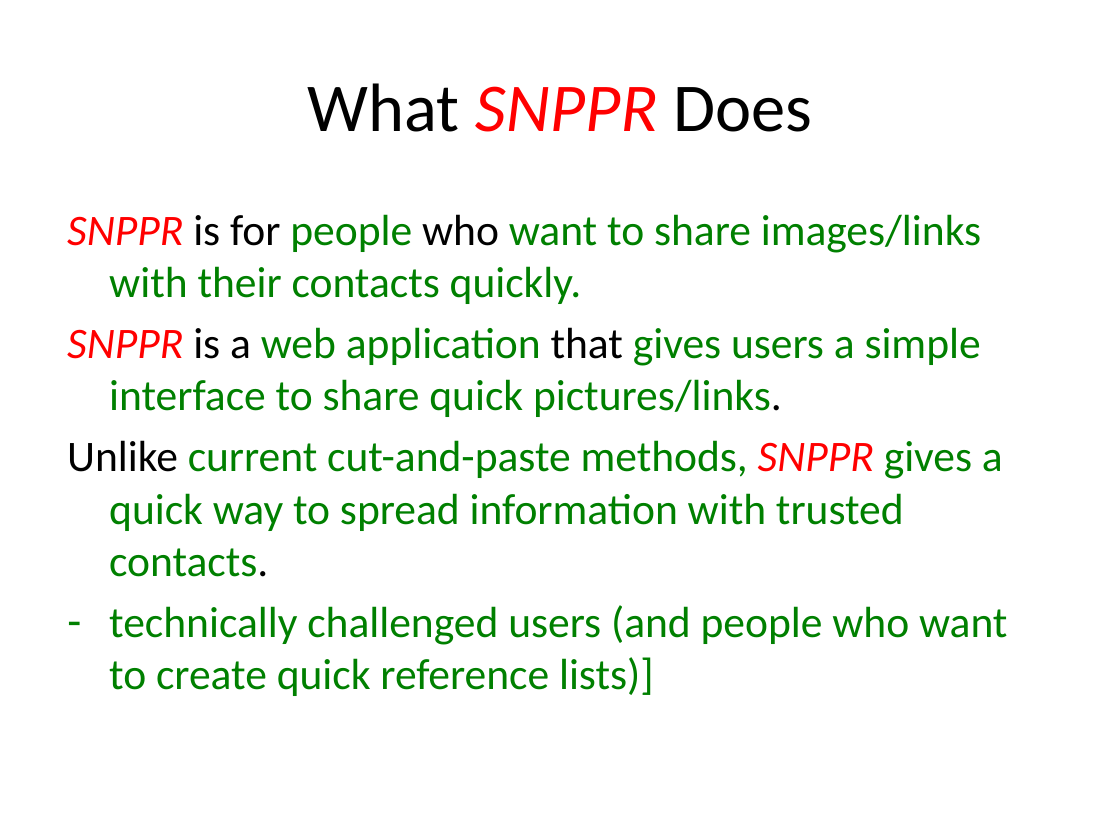
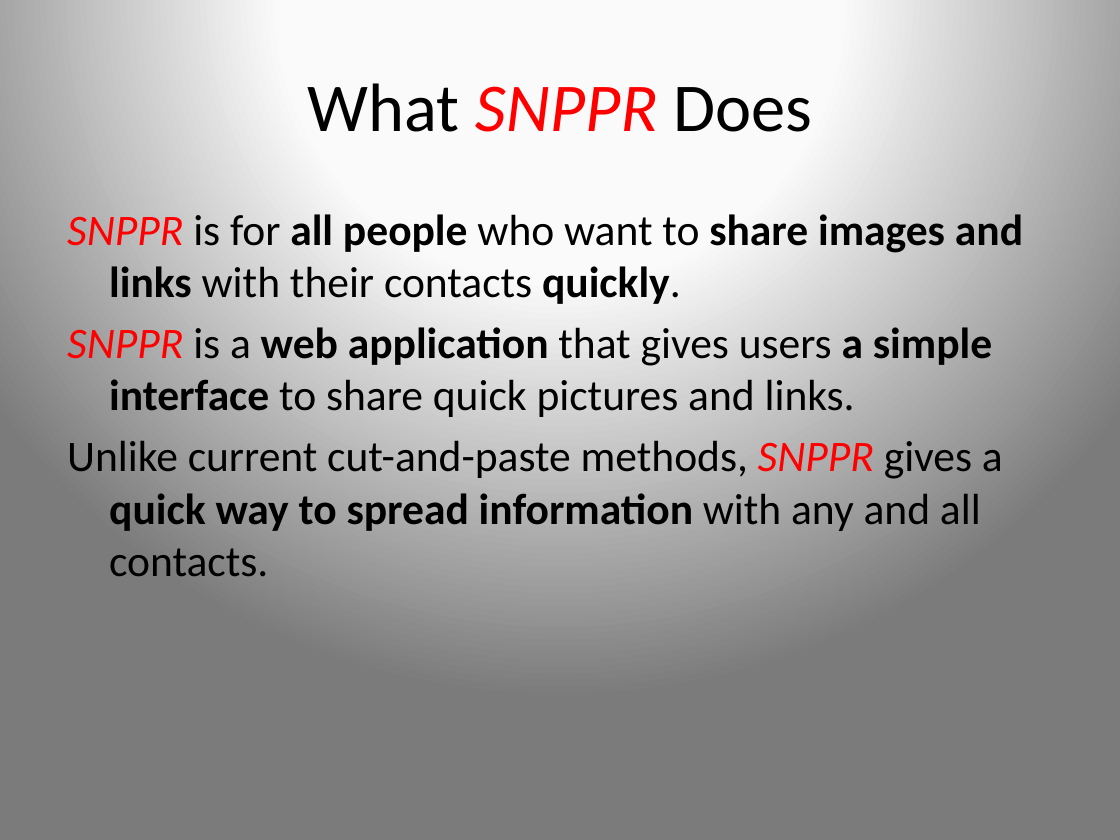
Before and after one commit to charlespark/Project_Three, a slide deck: slide 3 of Pitch_Deck_V2.pptx. Drawn at 1120x840 pixels with LibreOffice and Linux fonts; fonts in the diff are those of the drawing. Boxes give left, top, right and bottom in pixels: in the first picture for what was removed or moved away, otherwise in the second. Text is boxed around its words. In the diff, an @@ line names an element or a change of style, - is before the commit and + after.

```diff
--- a/Pitch_Deck_V2.pptx
+++ b/Pitch_Deck_V2.pptx
@@ background #FFFFFF to gradient #FCFCFC to #FBFBFB to #7B7B7B @@
@@ text at [67,214,1023,576]: text changed; text colour #008000 to #000000 @@
-SNPPR is for people who want to share images/links with their contacts quickly.
-SNPPR is a web application that gives users a simple interface to share quick pictures/links.
-Unlike current cut-and-paste methods, SNPPR gives a quick way to spread information with trusted contacts.
-– technically challenged users (and people who want to create quick reference lists)]
+SNPPR is for all people who want to share images and links with their contacts quickly.
+SNPPR is a web application that gives users a simple interface to share quick pictures and links.
+Unlike current cut-and-paste methods, SNPPR gives a quick way to spread information with any and all contacts.
```
Also in this commit, not shown: 13 other slides changed, 2 other files.
